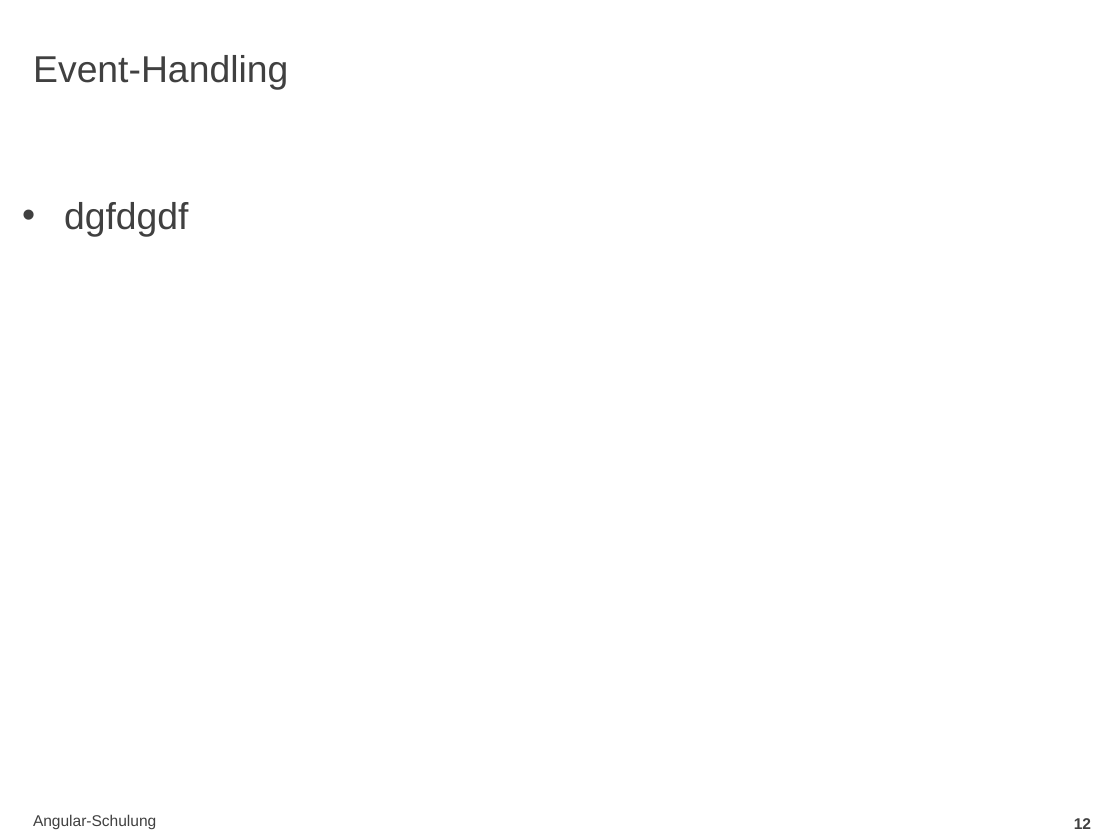
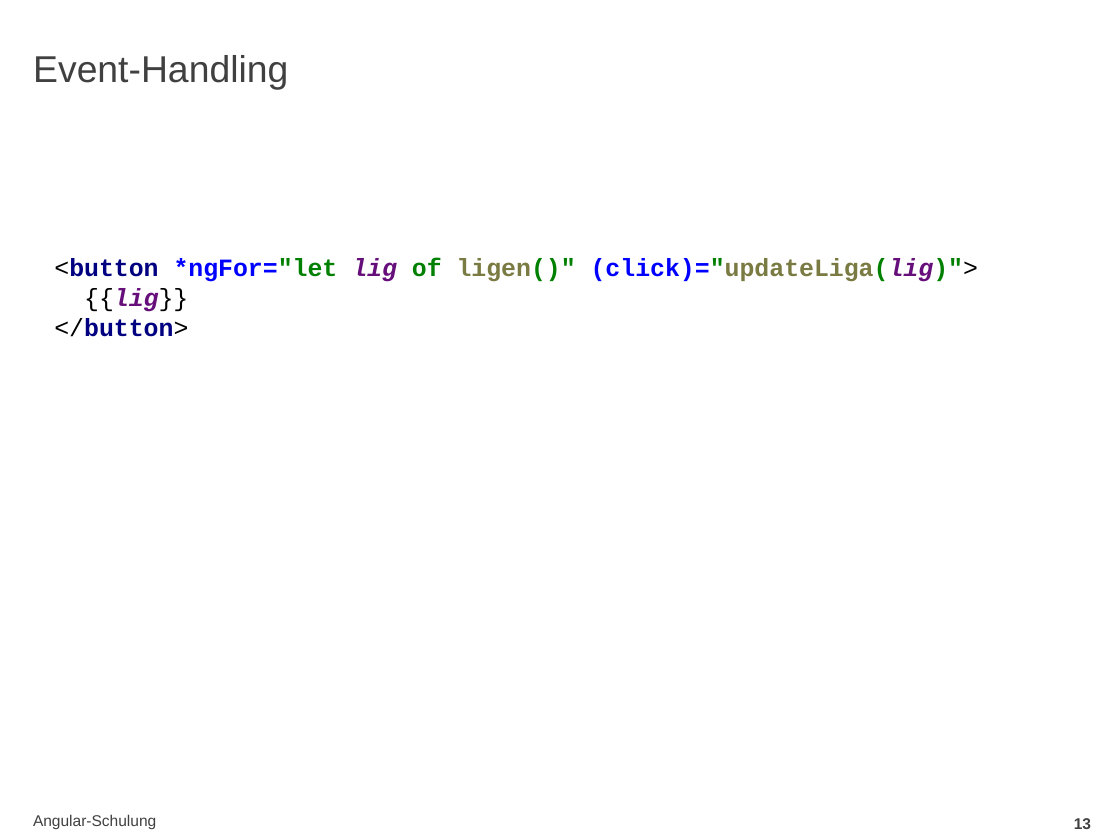
Before and after one commit to mahartma/angular-schulung, a slide deck: slide 13 of angular.pptx (slide 12 before the commit). Drawn at 1120x840 pixels with LibreOffice and Linux fonts; fonts in the diff are those of the drawing; background and template pictures are left out. Boxes give left, top, right and bottom in pixels: in the first picture for what was removed or moved away, otherwise in the second. Text is boxed around its words. In the diff, an @@ line names an element or a change of style, - is before the commit and + after.

Commit message:
liga update

```diff
--- a/angular.pptx
+++ b/angular.pptx
@@ text removed at [64,202,188,237] @@
-• dgfdgdf
@@ text added at [54,258,978,337], 16 pt, text #0000FF, bold @@
+<button *ngFor="let lig of ligen()" (click)="updateLiga(lig)">
+{{lig}}
+</button>
@@ page number at [1074,818,1091,829]: text changed @@
-12
+13
```
Also in this commit, not shown: 2 other slides changed, 1 slide added, 11 other files.
